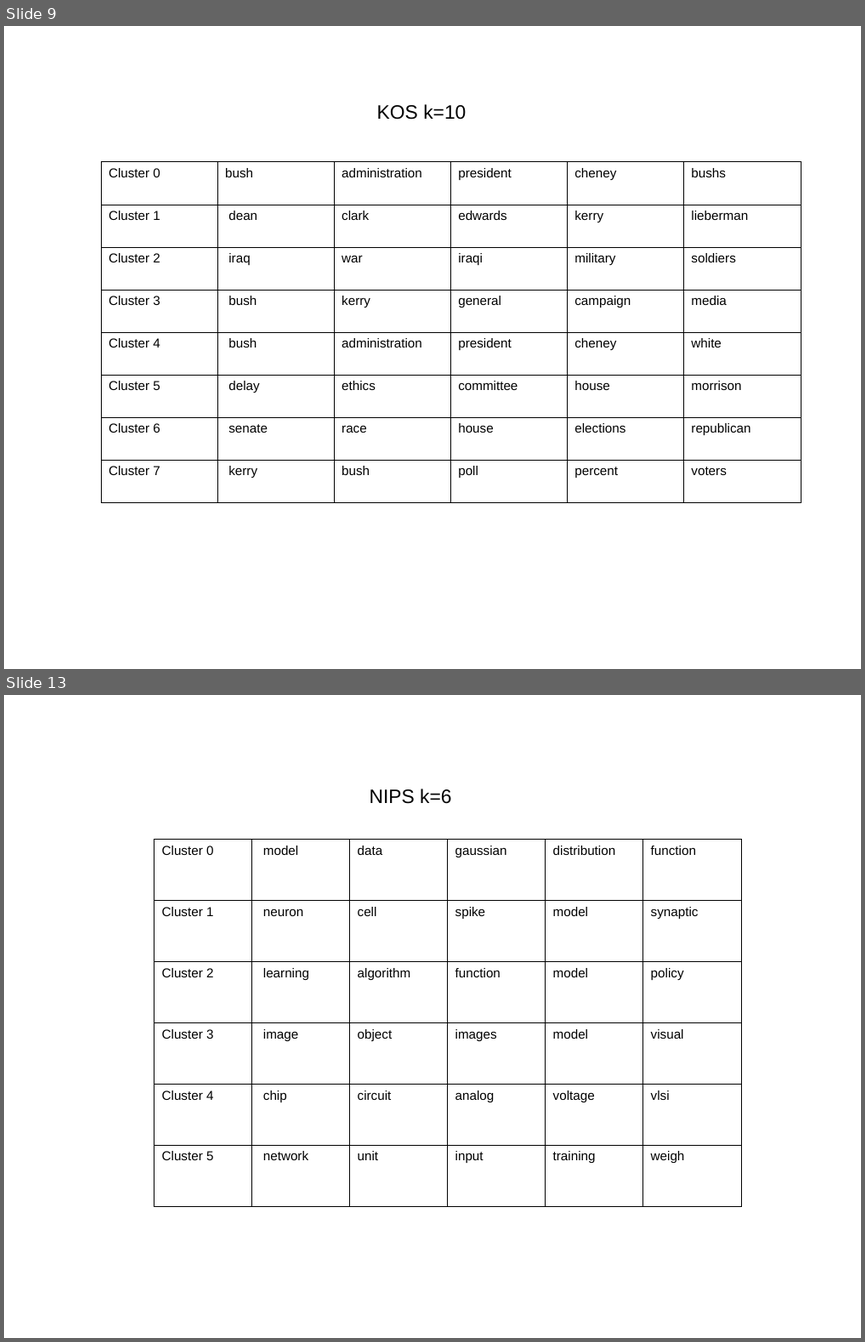
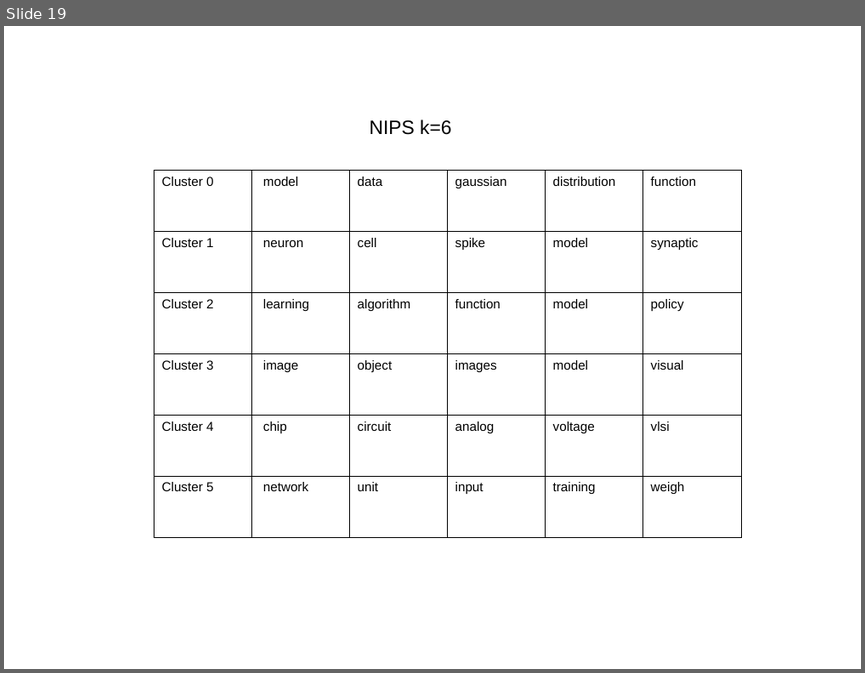
Before and after one commit to vitalv/doc-clustering-topic-modeling, a slide deck: doc-clustering-topic-modeling.odp. Shown one above the other, each under a label of ours: slides 9 and 13 before the commit, slide 19 after it; the slides between them are not shown. The pictures are 865x1342 and 865x673 pixels, drawn with LibreOffice and Linux fonts; fonts in the diff are those of the drawing. Boxes give left, top, right and bottom in pixels: in the first picture for what was removed or moved away, otherwise in the second. Text is boxed around its words. In the diff, an @@ line names an element or a change of style, - is before the commit and + after.

```diff
--- a/doc-clustering-topic-modeling.odp
+++ b/doc-clustering-topic-modeling.odp
@@ slide 9 removed at (4, 26, 861, 669), background #FFFFFF @@
@@ text removed at (377, 104, 466, 120) @@
-KOS k=10
@@ table removed at (101, 162, 801, 503), 8 rows, 6 columns @@
-Cluster 0 | bush | administration | president | cheney | bushs
-Cluster 1 | dean | clark | edwards | kerry | lieberman
-Cluster 2 | iraq | war | iraqi | military | soldiers
-Cluster 3 | bush | kerry | general | campaign | media
-Cluster 4 | bush | administration | president | cheney | white
-Cluster 5 | delay | ethics | committee | house | morrison
-Cluster 6 | senate | race | house | elections | republican
-Cluster 7 | kerry | bush | poll | percent | voters
@@ what was slide 13 is now slide 19 @@
```
Also in this commit, not shown: 2 slides changed, 10 slides added, 3 other slides removed, 5 other files.
